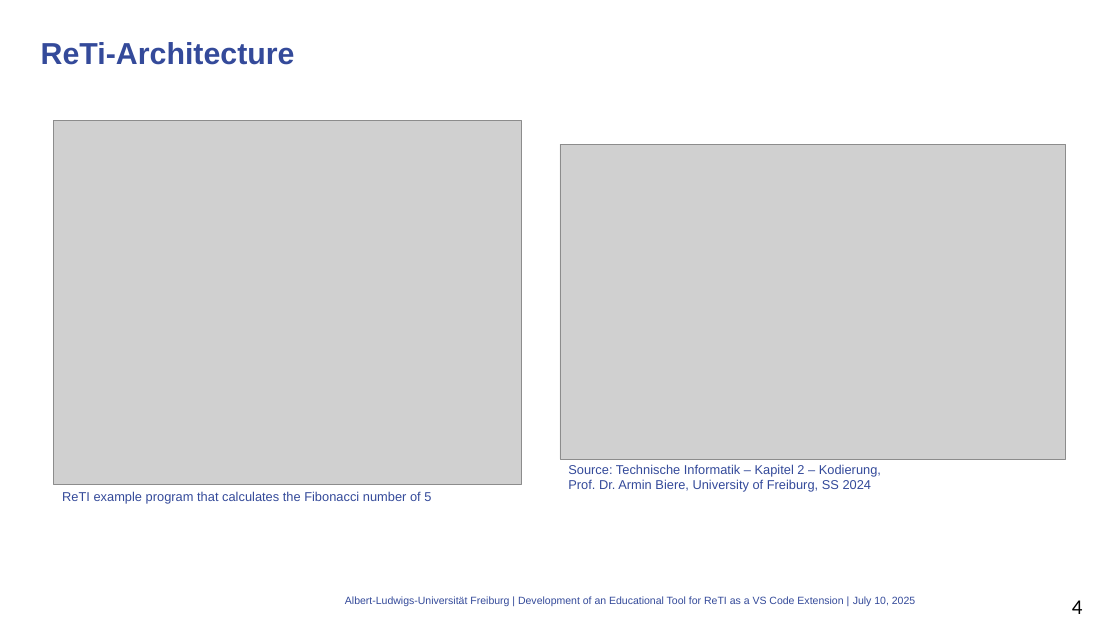
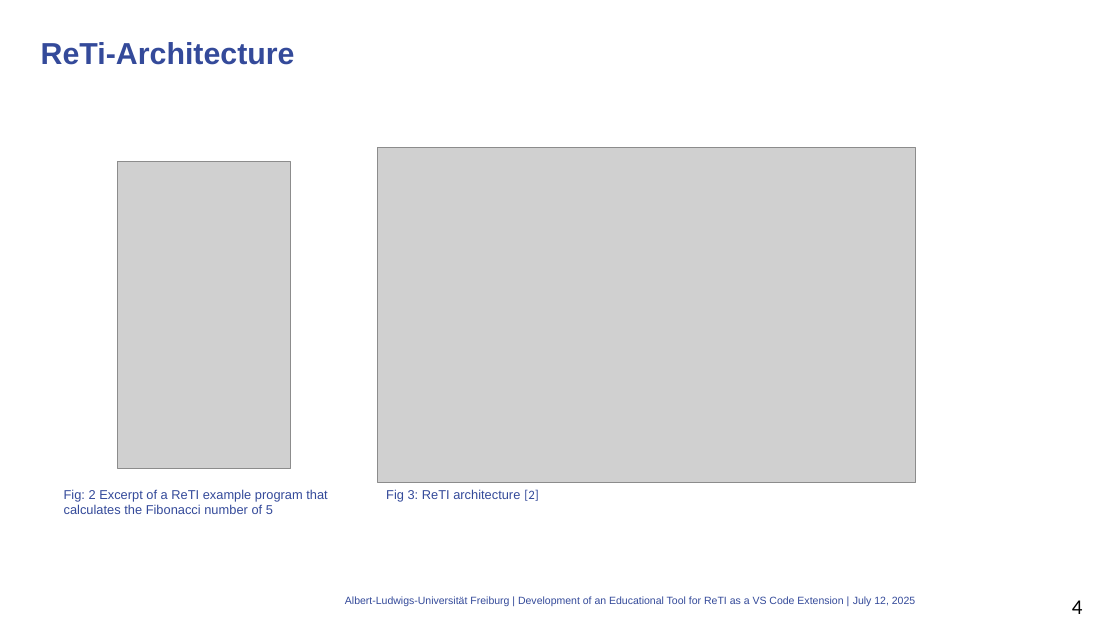
Before and after one commit to mlt279/vscode-reti, a slide deck: slide 4 of presentation/presentation.pptx. Drawn at 1120x630 pixels with LibreOffice and Linux fonts; fonts in the diff are those of the drawing; grey boxes stand for pictures; background and template pictures are left out. Boxes give left, top, right and bottom in pixels: in the first picture for what was removed or moved away, otherwise in the second. Text is boxed around its words. In the diff, an @@ line names an element or a change of style, - is before the commit and + after.

```diff
--- a/presentation/presentation.pptx
+++ b/presentation/presentation.pptx
@@ picture: place and size @@
-picture at [560, 145, 1066, 460]
+picture at [378, 148, 916, 483]
@@ picture: place and size @@
-picture at [54, 121, 522, 484]
+picture at [118, 161, 291, 468]
@@ text at [64, 489, 327, 514]: text changed @@
-ReTI example program that calculates the Fibonacci number of 5
+Fig: 2 Excerpt of a ReTI example program that calculates the Fibonacci number of 5
@@ text at [386, 489, 538, 502]: text changed @@
-Source: Technische Informatik – Kapitel 2 – Kodierung,
-Prof. Dr. Armin Biere, University of Freiburg, SS 2024
+Fig 3: ReTI architecture [2]
@@ text at [853, 596, 915, 606]: text changed @@
-July 10, 2025
+July 12, 2025
```
Also in this commit, not shown: 13 other slides changed, 1 slide added.
